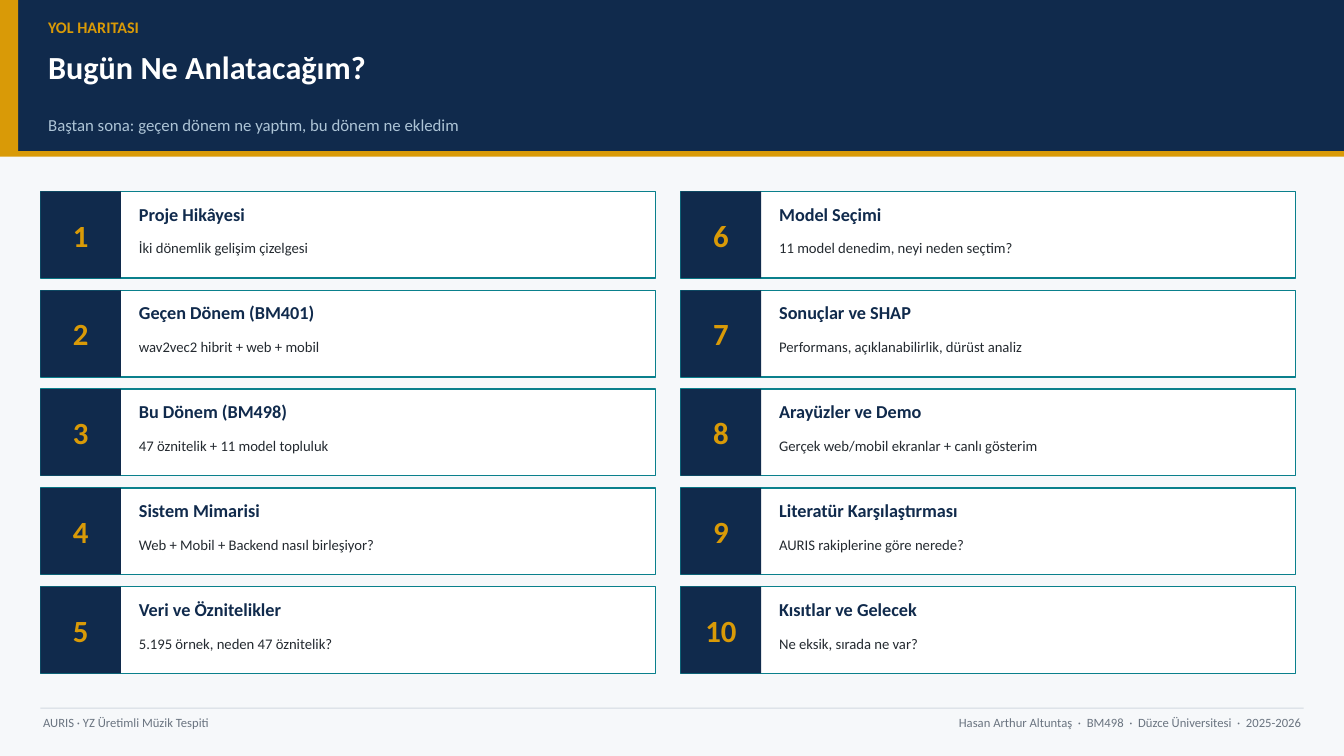
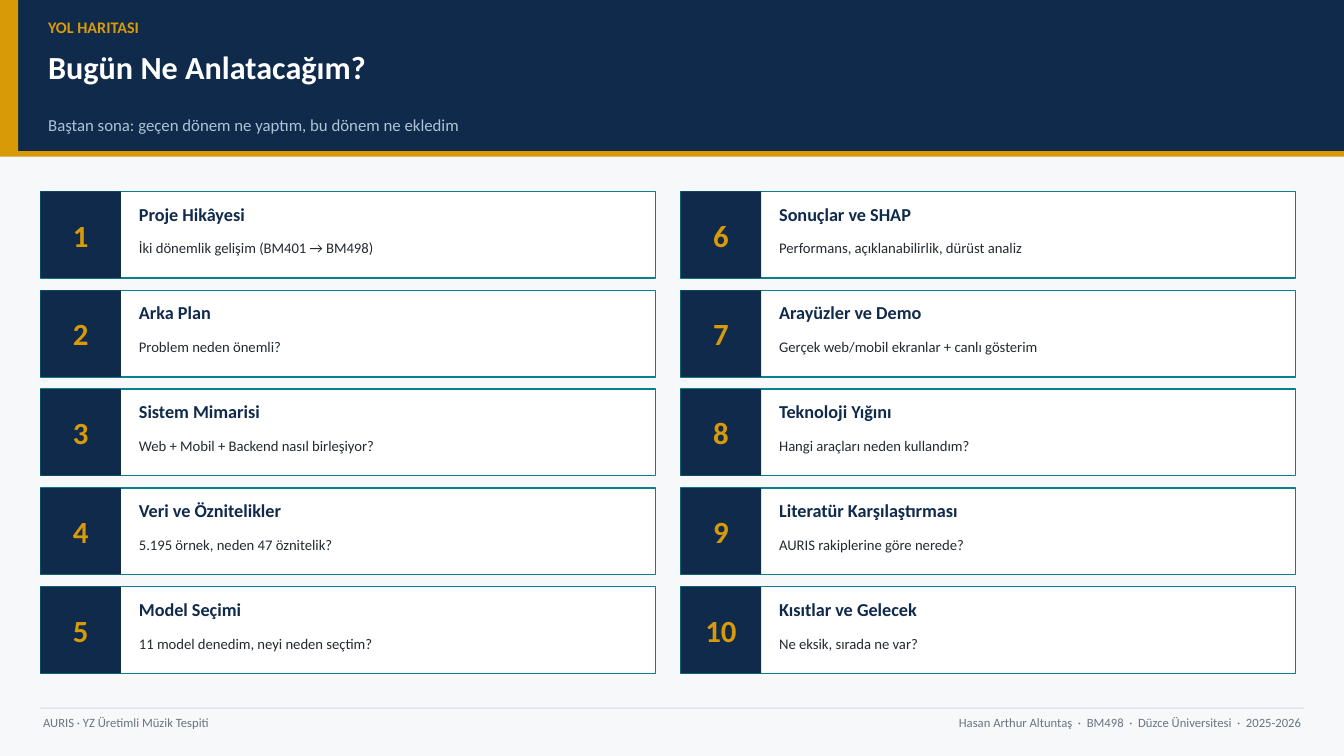
Before and after one commit to Rtur2003/CrownCode, a slide deck: slide 3 of docs/academic/TeslimEdilecekler/Sunumlar/AURIS_Genel_Tanitim_Sunumu.pptx. Drawn at 1344x756 pixels with LibreOffice and Linux fonts; fonts in the diff are those of the drawing. Boxes give left, top, right and bottom in pixels: in the first picture for what was removed or moved away, otherwise in the second. Text is boxed around its words. In the diff, an @@ line names an element or a change of style, - is before the commit and + after.

```diff
--- a/docs/academic/TeslimEdilecekler/Sunumlar/AURIS_Genel_Tanitim_Sunumu.pptx
+++ b/docs/academic/TeslimEdilecekler/Sunumlar/AURIS_Genel_Tanitim_Sunumu.pptx
@@ text at (779, 208, 911, 224): text changed @@
-Model Seçimi
+Sonuçlar ve SHAP
@@ text at (139, 241, 373, 256): text changed @@
-İki dönemlik gelişim çizelgesi
+İki dönemlik gelişim (BM401 → BM498)
@@ text at (139, 306, 211, 319): text changed @@
-Geçen Dönem (BM401)
+Arka Plan
@@ text at (779, 306, 921, 322): text changed @@
-Sonuçlar ve SHAP
+Arayüzler ve Demo
@@ text at (139, 341, 281, 352): text changed @@
-wav2vec2 hibrit + web + mobil
+Problem neden önemli?
@@ text removed at (139, 404, 287, 421) @@
-Bu Dönem (BM498)
@@ text at (779, 405, 891, 421): text changed @@
-Arayüzler ve Demo
+Teknoloji Yığını
@@ text removed at (139, 440, 329, 454) @@
-47 öznitelik + 11 model topluluk
@@ text added at (779, 440, 969, 454), 10.5 pt, text #242A30 @@
+Hangi araçları neden kullandım?
@@ 6 texts: place and size @@
-6 texts at (139, 341, 1037, 651)
+6 texts at (139, 242, 1037, 552)
@@ text added at (139, 603, 241, 619), 13 pt, text #102A4C, bold @@
+Model Seçimi
@@ text "11 model denedim, neyi neden ...": place and size @@
-text "11 model denedim, neyi neden ..." at (779, 242, 1013, 256)
+text "11 model denedim, neyi neden ..." at (139, 638, 372, 652)
```
Also in this commit, not shown: 17 other slides changed, 1 other file.
